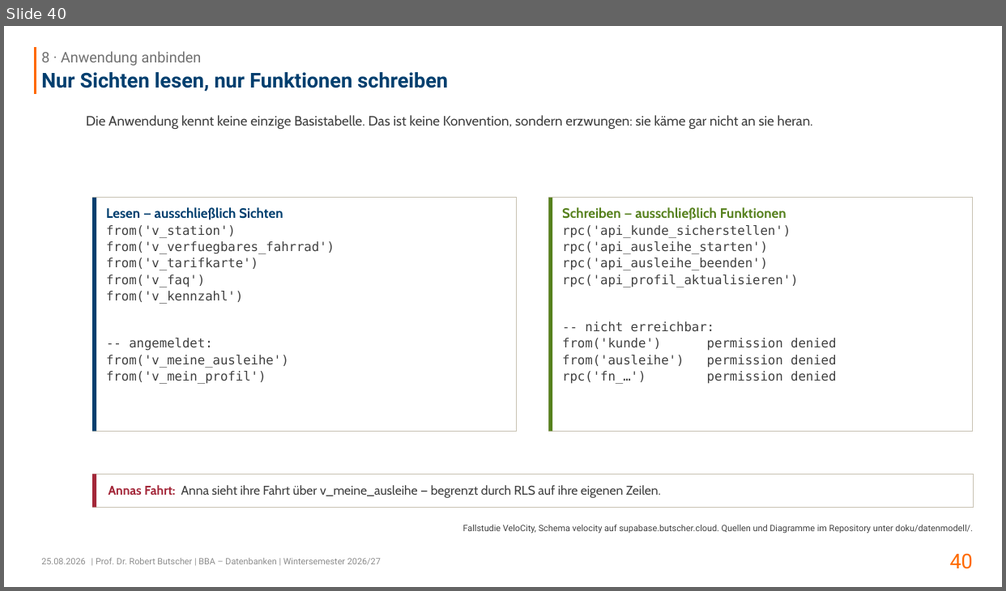
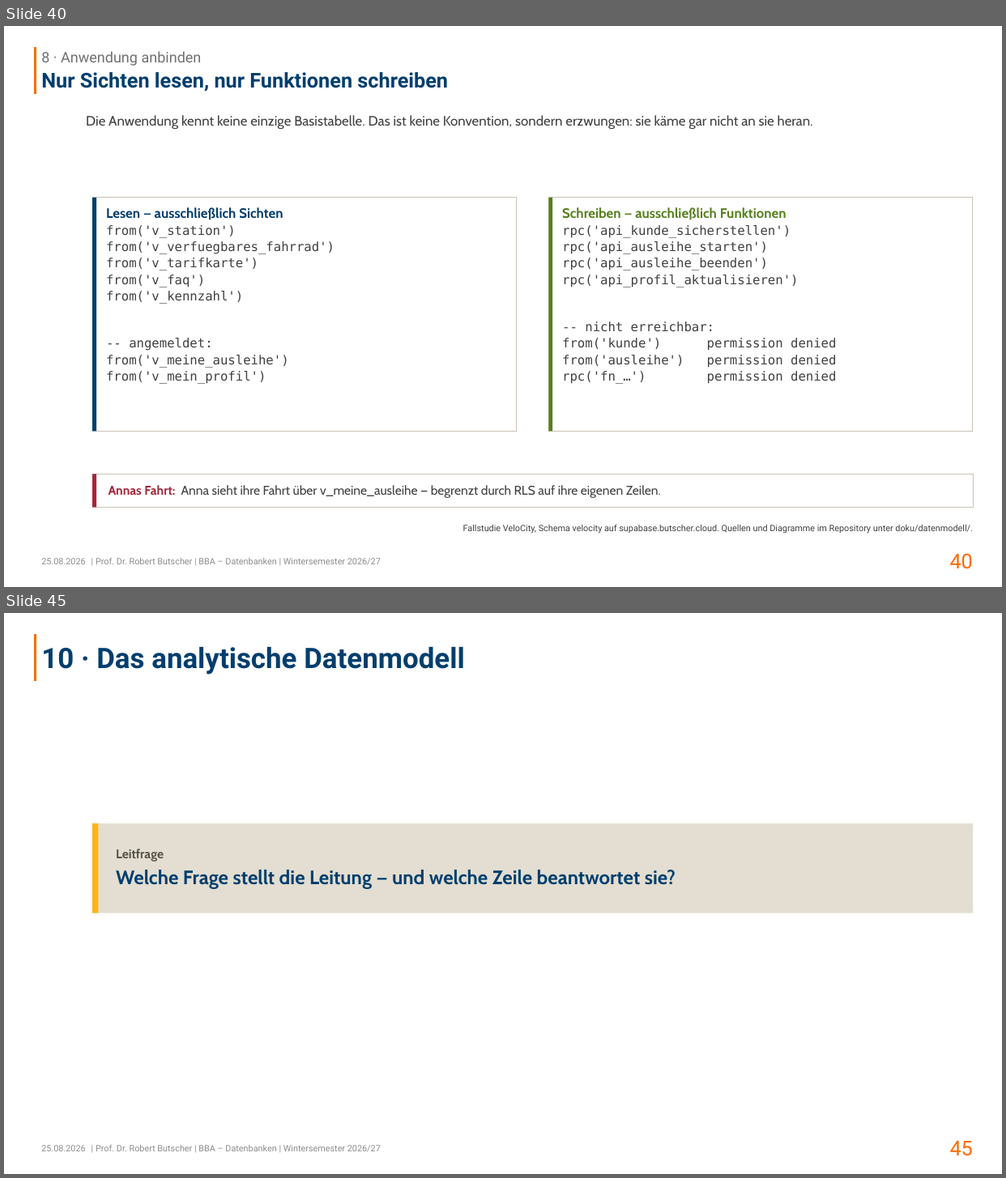
Before and after one commit to swrobuts/velocity-fallstudie, a slide deck: slides/velocity-datenbankentwurf.pptx. Shown one above the other, each under a label of ours: slide 40 before the commit, slides 40 and 45 after it; the slides between them are not shown. The pictures are 1006x591 and 1006x1178 pixels, drawn with LibreOffice and Linux fonts; fonts in the diff are those of the drawing. Boxes give left, top, right and bottom in pixels: in the first picture for what was removed or moved away, otherwise in the second. Text is boxed around its words. In the diff, an @@ line names an element or a change of style, - is before the commit and + after.

```diff
--- a/slides/velocity-datenbankentwurf.pptx
+++ b/slides/velocity-datenbankentwurf.pptx
@@ slide 45 added at [4,613,1002,1174], background #FFFFFF; not listed: 4 template elements that a slide beside it also shows @@
@@ title added at [41,646,465,675], 29 pt, text #003E6E, bold @@
+10 · Das analytische Datenmodell
@@ rectangle added at [92,824,973,914], fill #E3DED1 @@
@@ rectangle added at [92,824,98,914], fill #FFB414 @@
@@ text added at [116,849,675,889], 20 pt, text #003E6E, bold @@
+Leitfrage
+Welche Frage stellt die Leitung — und welche Zeile beantwortet sie?
```
Also in this commit, not shown: 5 slides changed, 12 other slides added, 11 other files.
